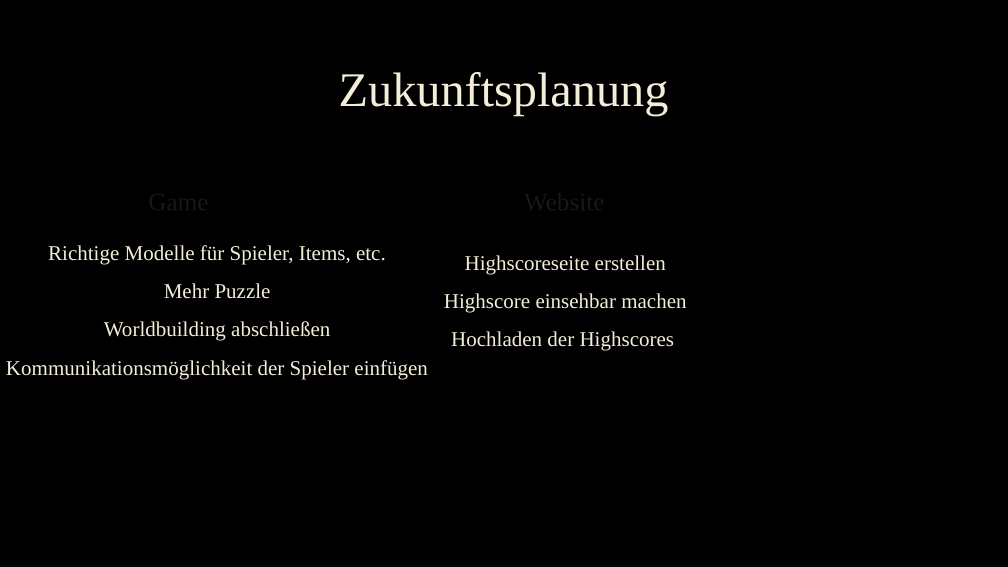
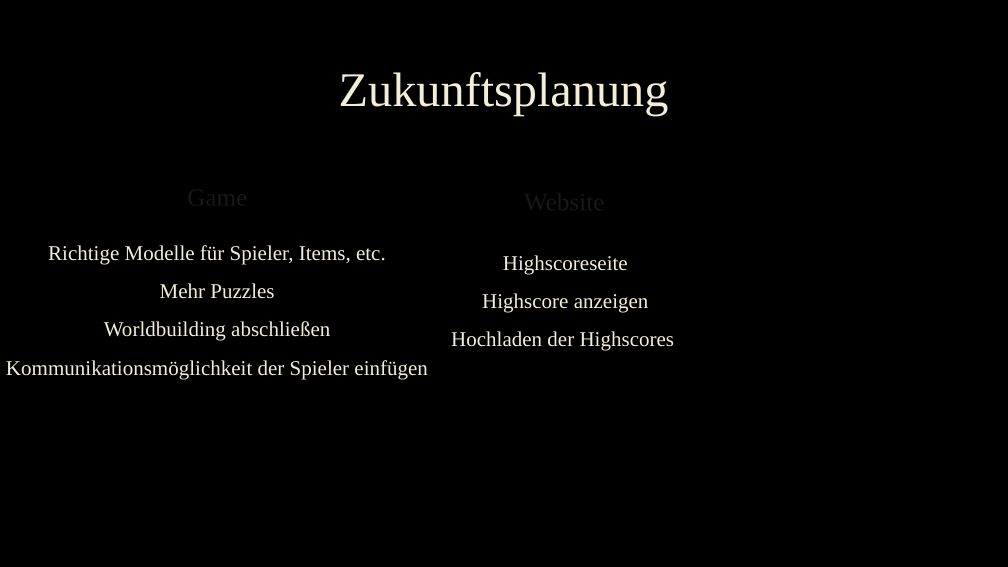
Before and after one commit to ChristophLasinger/Youre-not-alone, a slide deck: slide 15 of documents/You‘re not alone.pptx. Drawn at 1008x567 pixels with LibreOffice and Linux fonts; fonts in the diff are those of the drawing; background and template pictures are left out. Boxes give left, top, right and bottom in pixels: in the first picture for what was removed or moved away, otherwise in the second. Text is boxed around its words. In the diff, an @@ line names an element or a change of style, - is before the commit and + after.

```diff
--- a/documents/You‘re not alone.pptx
+++ b/documents/You‘re not alone.pptx
@@ text "Game": place and size @@
-text "Game" at bbox=[42, 156, 315, 219]
+text "Game" at bbox=[81, 151, 354, 215]
@@ text at bbox=[482, 255, 649, 313]: text changed @@
-Highscoreseite erstellen
-Highscore einsehbar machen
+Highscoreseite
+Highscore anzeigen
@@ text at bbox=[160, 283, 274, 299]: text changed @@
-Mehr Puzzle
+Mehr Puzzles
```
Also in this commit, not shown: 13 other slides changed, 1 other file.
